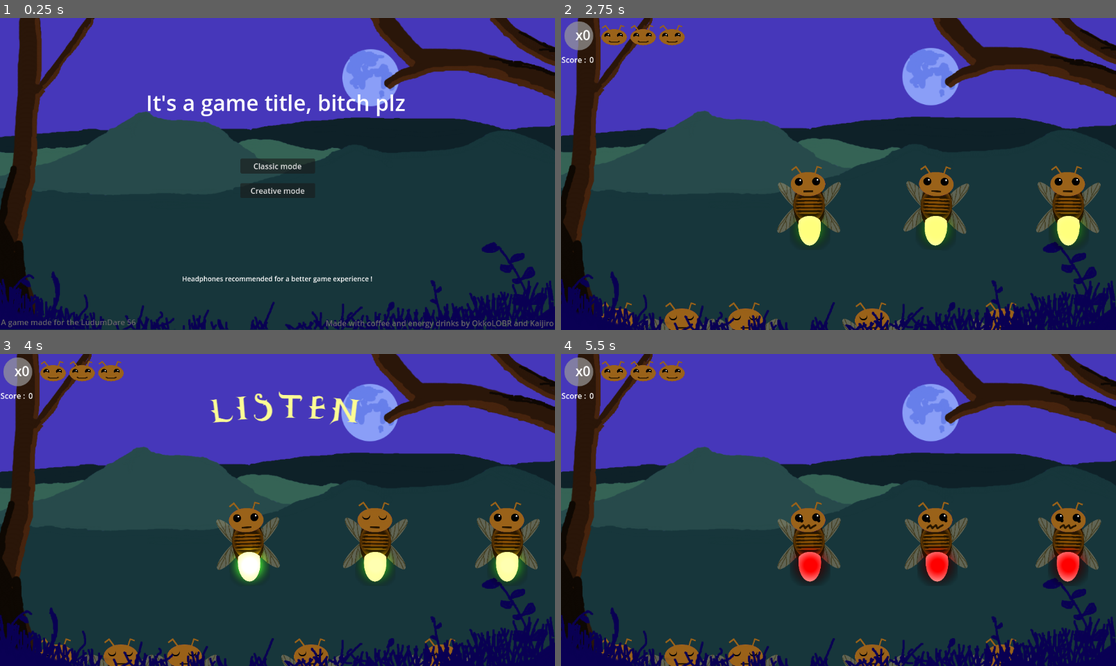
Above: before the commit, frames 1-4 (two rows, left to right).
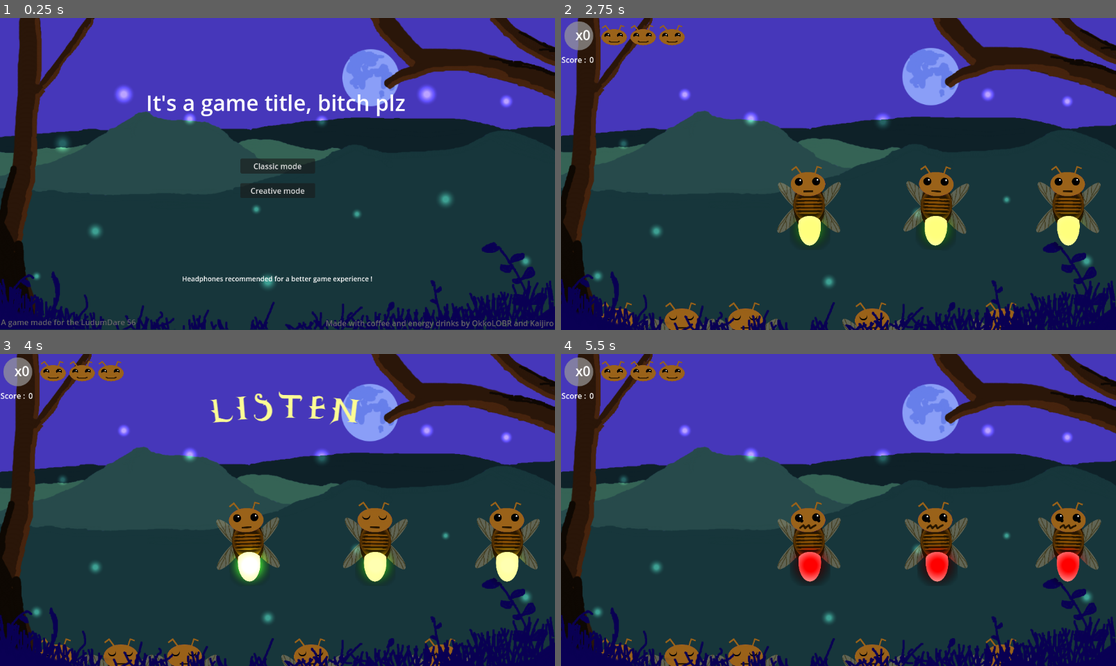
Above: after the commit, the same moments.

Repository: Kaijiro/ld56
Game: Godot game, scene res://scenes/menu.tscn
The game is run twice, just before and just after one commit, with the same random seed, the same clock (stepped at 60 frames per second) and the same inputs. Sound files missing from this copy of the repository are replaced by a short silence.
Inputs (mouse positions are in pixels of both pictures, inside the frame that each line leads up to):
- Up to frame 1 (0.25 s): no input
- Up to frame 2 (2.75 s): click "Creative mode" at 0.5 s; click "Back to menu" at 1.25 s; click "Classic mode" at 2 s
- Up to frame 3 (4 s): move the mouse to (249, 544) at 2.77 s; click (249, 544) at 2.85 s; move the mouse to (377, 544) at 3.52 s; click (377, 544) at 3.6 s
- Up to frame 4 (5.5 s): move the mouse to (1066, 544) at 4.27 s; click (1066, 544) at 4.35 s; move the mouse to (810, 572) at 5.02 s; click (810, 572) at 5.1 s

The runs differ from the first frame. In frame 1, 0.9% of the frame differs, in the area x 6-96%, y 21-87%; in frame 2, 0.7%; in frame 3, 0.7%; in frame 4, 0.8%.

Commit message:
Adding background fireflies

Diff:
--- /dev/null
+++ b/scenes/back_fly.tscn
@@ -0,0 +1,26 @@
+[gd_scene load_steps=4 format=3 uid="uid://cv7bwlticmvs7"]
+
+[ext_resource type="Script" path="res://scripts/back_fly.gd" id="1_w4dwr"]
+
+[sub_resource type="Gradient" id="Gradient_cvprk"]
+offsets = PackedFloat32Array(0.22619, 1)
+colors = PackedColorArray(1, 1, 1, 1, 0, 0, 0, 0)
+
+[sub_resource type="GradientTexture2D" id="GradientTexture2D_1h8jm"]
+gradient = SubResource("Gradient_cvprk")
+fill = 1
+fill_from = Vector2(0.5, 0.474138)
+fill_to = Vector2(0.823276, 0.172414)
+
+[node name="BackFly" type="Node2D"]
+script = ExtResource("1_w4dwr")
+
+[node name="PointLight2D" type="PointLight2D" parent="."]
+light_mask = 2
+visibility_layer = 2
+z_index = 5
+color = Color(0.839216, 0.984314, 0.745098, 1)
+energy = 2.0
+range_z_min = 0
+range_z_max = 0
+texture = SubResource("GradientTexture2D_1h8jm")
--- /dev/null
+++ b/scenes/backflies.tscn
@@ -0,0 +1,45 @@
+[gd_scene load_steps=2 format=3 uid="uid://37fedj4n5ctf"]
+
+[ext_resource type="PackedScene" uid="uid://cv7bwlticmvs7" path="res://scenes/back_fly.tscn" id="1_lqkqd"]
+
+[node name="Backflies" type="Node2D"]
+
+[node name="BackFly" parent="." instance=ExtResource("1_lqkqd")]
+position = Vector2(1051, 174)
+
+[node name="BackFly2" parent="." instance=ExtResource("1_lqkqd")]
+position = Vector2(394, 211)
+
+[node name="BackFly3" parent="." instance=ExtResource("1_lqkqd")]
+position = Vector2(668, 216)
+
+[node name="BackFly4" parent="." instance=ExtResource("1_lqkqd")]
+position = Vector2(130, 262)
+
+[node name="BackFly5" parent="." instance=ExtResource("1_lqkqd")]
+position = Vector2(925, 378)
+
+[node name="BackFly6" parent="." instance=ExtResource("1_lqkqd")]
+position = Vector2(257, 160)
+
+[node name="BackFly7" parent="." instance=ExtResource("1_lqkqd")]
+position = Vector2(556, 549)
+
+[node name="BackFly8" parent="." instance=ExtResource("1_lqkqd")]
+position = Vector2(741, 408)
+
+[node name="BackFly9" parent="." instance=ExtResource("1_lqkqd")]
+position = Vector2(76, 537)
+
+[node name="BackFly10" parent="." instance=ExtResource("1_lqkqd")]
+position = Vector2(1091, 506)
+
+[node name="BackFly11" parent="." instance=ExtResource("1_lqkqd")]
+position = Vector2(532, 398)
+
+[node name="BackFly12" parent="." instance=ExtResource("1_lqkqd")]
+position = Vector2(886, 160)
+
+[node name="BackFly13" parent="." instance=ExtResource("1_lqkqd")]
+z_index = -5
+position = Vector2(198, 444)
--- a/scenes/creative.tscn
+++ b/scenes/creative.tscn
@@ -1,8 +1,9 @@
-[gd_scene load_steps=14 format=3 uid="uid://cti1dpq8iaig5"]
+[gd_scene load_steps=15 format=3 uid="uid://cti1dpq8iaig5"]
 
 [ext_resource type="Script" path="res://scripts/creative_mngr.gd" id="1_g3438"]
 [ext_resource type="Texture2D" uid="uid://c3sag02gtlcdn" path="res://assets/Decor/background.png" id="2_483ds"]
 [ext_resource type="PackedScene" uid="uid://ba2wt0cwplpt0" path="res://scenes/firefly.tscn" id="3_kdrq5"]
+[ext_resource type="PackedScene" uid="uid://37fedj4n5ctf" path="res://scenes/backflies.tscn" id="3_lmtob"]
 [ext_resource type="AudioStream" uid="uid://6iwvnqpckpep" path="res://assets/sounds/poum.mp3" id="4_d3api"]
 [ext_resource type="AudioStream" uid="uid://d3irjfh5vh7mt" path="res://assets/sounds/dong.mp3" id="5_4i72a"]
 [ext_resource type="AudioStream" uid="uid://emtxggmvc655" path="res://assets/sounds/bah.mp3" id="6_rxlah"]
@@ -22,7 +23,10 @@
 scale = Vector2(0.905556, 0.905556)
 texture = ExtResource("2_483ds")
 
+[node name="Backflies" parent="." instance=ExtResource("3_lmtob")]
+
 [node name="Firefly" parent="." instance=ExtResource("3_kdrq5")]
+z_index = 1
 position = Vector2(120, 680)
 scale = Vector2(0.69, 0.69)
 singing_light = Color(0.490196, 0.113725, 0, 1)
@@ -33,6 +37,7 @@
 sleepy_height = 680
 
 [node name="Firefly2" parent="." instance=ExtResource("3_kdrq5")]
+z_index = 1
 position = Vector2(253, 680)
 scale = Vector2(0.69, 0.69)
 singing_light = Color(1, 0.583333, 0, 1)
@@ -43,6 +48,7 @@
 sleepy_height = 680
 
 [node name="Firefly3" parent="." instance=ExtResource("3_kdrq5")]
+z_index = 1
 position = Vector2(385, 680)
 scale = Vector2(0.69, 0.69)
 singing_light = Color(0.966667, 1, 0, 1)
@@ -52,6 +58,7 @@
 sleepy_height = 680
 
 [node name="Firefly4" parent="." instance=ExtResource("3_kdrq5")]
+z_index = 1
 position = Vector2(515, 680)
 scale = Vector2(0.69, 0.69)
 singing_light = Color(0, 1, 0.0666666, 1)
@@ -62,6 +69,7 @@
 sleepy_height = 680
 
 [node name="Firefly5" parent="." instance=ExtResource("3_kdrq5")]
+z_index = 1
 position = Vector2(648, 680)
 scale = Vector2(0.69, 0.69)
 singing_light = Color(0.0261, 0.574635, 0.87, 1)
@@ -72,6 +80,7 @@
 sleepy_height = 680
 
 [node name="Firefly6" parent="." instance=ExtResource("3_kdrq5")]
+z_index = 1
 position = Vector2(779, 680)
 scale = Vector2(0.69, 0.69)
 singing_light = Color(0.00937953, 0.168305, 1, 1)
@@ -82,6 +91,7 @@
 sleepy_height = 680
 
 [node name="Firefly7" parent="." instance=ExtResource("3_kdrq5")]
+z_index = 1
 position = Vector2(918, 680)
 scale = Vector2(0.69, 0.69)
 singing_light = Color(0.28945, 0.145349, 0.840661, 1)
@@ -92,6 +102,7 @@
 sleepy_height = 680
 
 [node name="Firefly8" parent="." instance=ExtResource("3_kdrq5")]
+z_index = 1
 position = Vector2(1053, 680)
 scale = Vector2(0.69, 0.69)
 singing_light = Color(0.466226, 0.0172693, 0.503273, 1)
@@ -102,6 +113,7 @@
 sleepy_height = 680
 
 [node name="Foreground" type="Sprite2D" parent="."]
+z_index = 2
 position = Vector2(574.778, 322)
 scale = Vector2(0.905556, 0.905556)
 texture = ExtResource("12_60nvj")
@@ -110,6 +122,7 @@
 script = ExtResource("13_g0hjb")
 
 [node name="Button" type="Button" parent="UI"]
+z_index = 5
 offset_left = 1029.0
 offset_top = 607.0
 offset_right = 1144.0
--- a/scenes/ld_56.tscn
+++ b/scenes/ld_56.tscn
@@ -1,8 +1,9 @@
-[gd_scene load_steps=22 format=3 uid="uid://bo47qdmdnvd1v"]
+[gd_scene load_steps=23 format=3 uid="uid://bo47qdmdnvd1v"]
 
 [ext_resource type="PackedScene" uid="uid://ba2wt0cwplpt0" path="res://scenes/firefly.tscn" id="1_84c6k"]
 [ext_resource type="Script" path="res://scripts/sequencer.gd" id="1_ea7qu"]
 [ext_resource type="Texture2D" uid="uid://c3sag02gtlcdn" path="res://assets/Decor/background.png" id="2_kbfrn"]
+[ext_resource type="PackedScene" uid="uid://37fedj4n5ctf" path="res://scenes/backflies.tscn" id="3_ea36d"]
 [ext_resource type="AudioStream" uid="uid://emtxggmvc655" path="res://assets/sounds/bah.mp3" id="3_ir64s"]
 [ext_resource type="AudioStream" uid="uid://dbvdpd6ivqyk8" path="res://assets/sounds/bleh.mp3" id="4_rlsal"]
 [ext_resource type="AudioStream" uid="uid://d3irjfh5vh7mt" path="res://assets/sounds/dong.mp3" id="5_0a1n4"]
@@ -36,7 +37,10 @@
 scale = Vector2(0.905556, 0.905556)
 texture = ExtResource("2_kbfrn")
 
+[node name="Backflies" parent="." instance=ExtResource("3_ea36d")]
+
 [node name="Firefly" parent="." instance=ExtResource("1_84c6k")]
+z_index = 1
 position = Vector2(120, 680)
 scale = Vector2(0.69, 0.69)
 singing_light = Color(0.490196, 0.113725, 0, 1)
@@ -47,6 +51,7 @@
 sleepy_height = 680
 
 [node name="Firefly2" parent="." instance=ExtResource("1_84c6k")]
+z_index = 1
 position = Vector2(253, 680)
 scale = Vector2(0.69, 0.69)
 singing_light = Color(1, 0.583333, 0, 1)
@@ -57,6 +62,7 @@
 sleepy_height = 680
 
 [node name="Firefly3" parent="." instance=ExtResource("1_84c6k")]
+z_index = 1
 position = Vector2(385, 680)
 scale = Vector2(0.69, 0.69)
 singing_light = Color(0.966667, 1, 0, 1)
@@ -66,6 +72,7 @@
 sleepy_height = 680
 
 [node name="Firefly4" parent="." instance=ExtResource("1_84c6k")]
+z_index = 1
 position = Vector2(515, 680)
 scale = Vector2(0.69, 0.69)
 singing_light = Color(0, 1, 0.0666666, 1)
@@ -76,6 +83,7 @@
 sleepy_height = 680
 
 [node name="Firefly5" parent="." instance=ExtResource("1_84c6k")]
+z_index = 1
 position = Vector2(648, 680)
 scale = Vector2(0.69, 0.69)
 singing_light = Color(0.0261, 0.574635, 0.87, 1)
@@ -86,6 +94,7 @@
 sleepy_height = 680
 
 [node name="Firefly6" parent="." instance=ExtResource("1_84c6k")]
+z_index = 1
 position = Vector2(779, 680)
 scale = Vector2(0.69, 0.69)
 singing_light = Color(0.00937953, 0.168305, 1, 1)
@@ -96,6 +105,7 @@
 sleepy_height = 680
 
 [node name="Firefly7" parent="." instance=ExtResource("1_84c6k")]
+z_index = 1
 position = Vector2(918, 680)
 scale = Vector2(0.69, 0.69)
 singing_light = Color(0.28945, 0.145349, 0.840661, 1)
@@ -106,6 +116,7 @@
 sleepy_height = 680
 
 [node name="Firefly8" parent="." instance=ExtResource("1_84c6k")]
+z_index = 1
 position = Vector2(1053, 680)
 scale = Vector2(0.69, 0.69)
 singing_light = Color(0.466226, 0.0172693, 0.503273, 1)
@@ -116,12 +127,14 @@
 
 [node name="LdLogo" type="Sprite2D" parent="."]
 visible = false
+z_index = 1
 position = Vector2(1205, 541)
 rotation = -0.225147
 scale = Vector2(0.2, 0.2)
 texture = ExtResource("12_dpers")
 
 [node name="Foreground" type="Sprite2D" parent="."]
+z_index = 2
 position = Vector2(574.778, 322)
 scale = Vector2(0.905556, 0.905556)
 texture = ExtResource("12_w8ykc")
@@ -132,6 +145,7 @@
 happy_face = ExtResource("12_s5mw6")
 
 [node name="ScoreLabel" type="Label" parent="UI"]
+z_index = 5
 offset_left = 1.0
 offset_top = 75.0
 offset_right = 57.0
@@ -148,6 +162,7 @@
 [node name="Lifes" type="Node" parent="UI"]
 
 [node name="Life1" type="TextureRect" parent="UI/Lifes"]
+z_index = 5
 offset_left = 81.0
 offset_top = 12.0
 offset_right = 139.0
@@ -156,6 +171,7 @@
 expand_mode = 1
 
 [node name="Life2" type="TextureRect" parent="UI/Lifes"]
+z_index = 5
 offset_left = 141.0
 offset_top = 12.0
 offset_right = 199.0
@@ -164,6 +180,7 @@
 expand_mode = 1
 
 [node name="Life3" type="TextureRect" parent="UI/Lifes"]
+z_index = 5
 offset_left = 201.0
 offset_top = 12.0
 offset_right = 259.0
@@ -173,20 +190,24 @@
 
 [node name="Listen" type="Sprite2D" parent="UI"]
 visible = false
+z_index = 5
 position = Vector2(588, 112.5)
 texture = ExtResource("16_x6obg")
 
 [node name="PlayerTurn" type="Sprite2D" parent="UI"]
 visible = false
+z_index = 5
 position = Vector2(609, 131.5)
 texture = ExtResource("17_ersqf")
 
 [node name="Perfect" type="Sprite2D" parent="UI"]
 visible = false
+z_index = 5
 position = Vector2(609, 131.5)
 texture = ExtResource("18_dk3w0")
 
 [node name="Panel" type="Panel" parent="UI"]
+z_index = 5
 offset_left = 7.0
 offset_top = 7.0
 offset_right = 67.0
@@ -205,6 +226,7 @@
 
 [node name="EndScreen" type="ColorRect" parent="UI"]
 visible = false
+z_index = 5
 offset_left = -4.0
 offset_top = -2.0
 offset_right = 1153.0
--- a/scenes/menu.tscn
+++ b/scenes/menu.tscn
@@ -1,8 +1,9 @@
-[gd_scene load_steps=4 format=3 uid="uid://blts3iqlygl0g"]
+[gd_scene load_steps=5 format=3 uid="uid://blts3iqlygl0g"]
 
 [ext_resource type="Script" path="res://scripts/menu.gd" id="1_jc0un"]
 [ext_resource type="Texture2D" uid="uid://c3sag02gtlcdn" path="res://assets/Decor/background.png" id="1_qkcfw"]
 [ext_resource type="Texture2D" uid="uid://duuf8v7y0gtut" path="res://assets/Decor/foreground.png" id="2_fhks8"]
+[ext_resource type="PackedScene" uid="uid://37fedj4n5ctf" path="res://scenes/backflies.tscn" id="3_dc3tq"]
 
 [node name="Menu" type="Control"]
 layout_mode = 3
@@ -20,7 +21,10 @@
 texture = ExtResource("1_qkcfw")
 expand_mode = 1
 
+[node name="Backflies" parent="." instance=ExtResource("3_dc3tq")]
+
 [node name="FG" type="TextureRect" parent="."]
+z_index = 2
 layout_mode = 0
 offset_right = 1153.0
 offset_bottom = 647.0
@@ -28,6 +32,7 @@
 expand_mode = 1
 
 [node name="ClassicModeButton" type="Button" parent="."]
+z_index = 5
 layout_mode = 1
 anchors_preset = 8
 anchor_left = 0.5
@@ -43,6 +48,7 @@
 text = "Classic mode"
 
 [node name="CreativeModeButton" type="Button" parent="."]
+z_index = 5
 layout_mode = 1
 anchors_preset = 8
 anchor_left = 0.5
@@ -58,6 +64,7 @@
 text = "Creative mode"
 
 [node name="Label" type="Label" parent="."]
+z_index = 5
 layout_mode = 0
 offset_left = 2.0
 offset_top = 620.0
@@ -67,6 +74,7 @@
 text = "A game made for the LudumDare 56"
 
 [node name="Label2" type="Label" parent="."]
+z_index = 5
 layout_mode = 0
 offset_left = 676.0
 offset_top = 622.0
@@ -76,6 +84,7 @@
 text = "Made with coffee and energy drinks by OkkoLOBR and Kaijiro"
 
 [node name="Label3" type="Label" parent="."]
+z_index = 5
 layout_mode = 1
 anchors_preset = 7
 anchor_left = 0.5
@@ -93,6 +102,7 @@
 horizontal_alignment = 1
 
 [node name="RichTextLabel" type="RichTextLabel" parent="."]
+z_index = 5
 layout_mode = 0
 offset_left = 303.0
 offset_top = 144.0
--- /dev/null
+++ b/scripts/back_fly.gd
@@ -0,0 +1,14 @@
+extends Node2D
+
+@onready var point_light_2d: PointLight2D = $PointLight2D
+
+
+# Called when the node enters the scene tree for the first time.
+func _ready() -> void:
+    var new_scale = randf_range(0.4,0.9)
+    self.apply_scale(Vector2(new_scale,new_scale))
+
+
+# Called every frame. 'delta' is the elapsed time since the previous frame.
+func _process(delta: float) -> void:
+    pass
